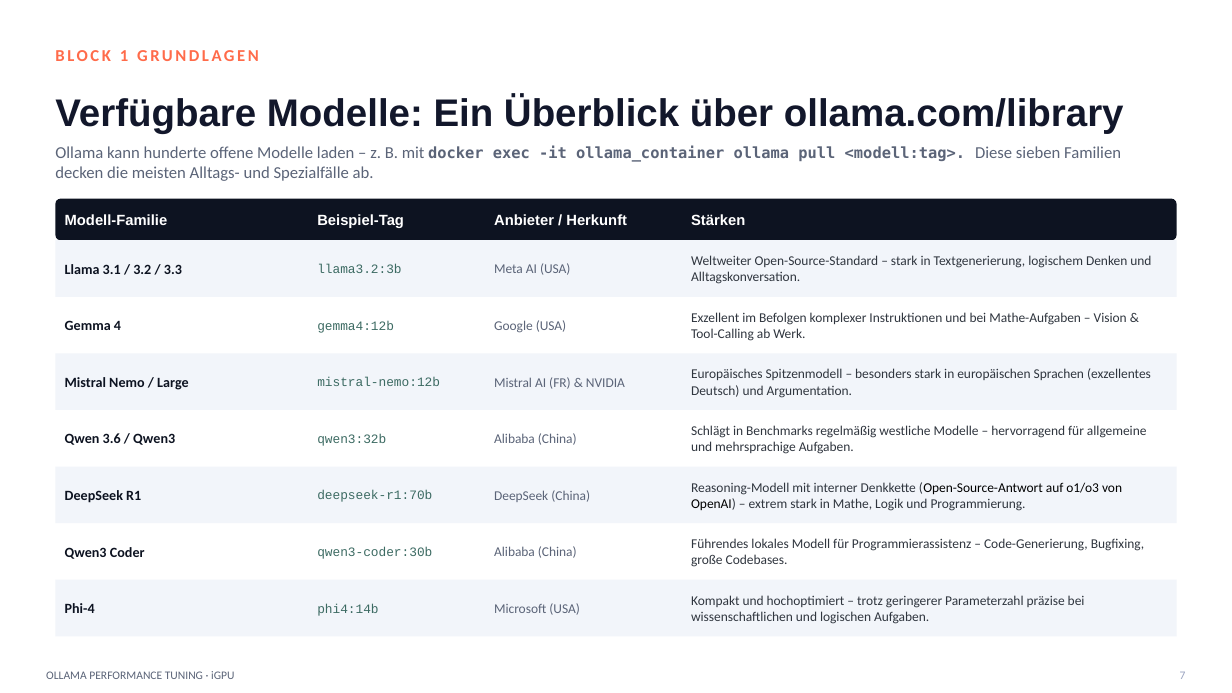
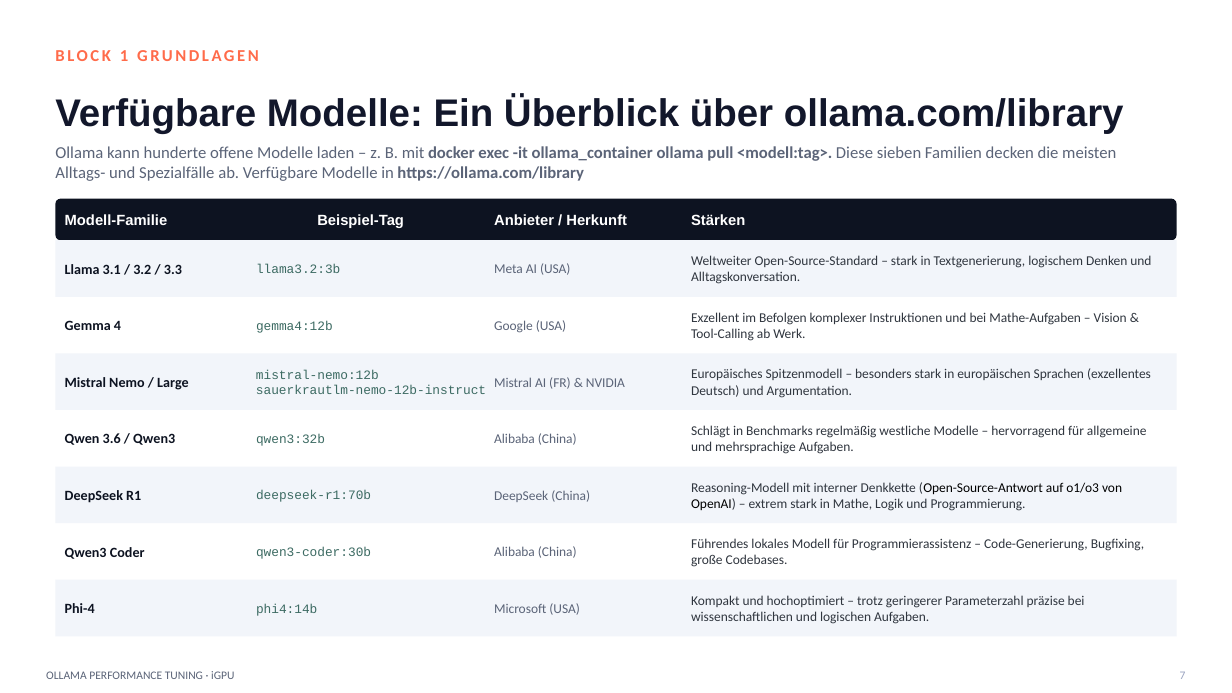
Before and after one commit to Ralfhgw/igpu-performance-tuning, a slide deck: slide 7 of Ollama_iGPU_Performance_Tuning.pptx. Drawn at 1232x693 pixels with LibreOffice and Linux fonts; fonts in the diff are those of the drawing. Boxes give left, top, right and bottom in pixels: in the first picture for what was removed or moved away, otherwise in the second. Text is boxed around its words. In the diff, an @@ line names an element or a change of style, - is before the commit and + after.

```diff
--- a/Ollama_iGPU_Performance_Tuning.pptx
+++ b/Ollama_iGPU_Performance_Tuning.pptx
@@ text at (55, 146, 1116, 181): text changed @@
-Ollama kann hunderte offene Modelle laden – z. B. mit docker exec -it ollama_container ollama pull <modell:tag>. Diese sieben Familien decken die meisten Alltags- und Spezialfälle ab.
+Ollama kann hunderte offene Modelle laden – z. B. mit docker exec -it ollama_container ollama pull <modell:tag>. Diese sieben Familien decken die meisten Alltags- und Spezialfälle ab. Verfügbare Modelle in https://ollama.com/library
@@ text "mistral-nemo:12b": place and size @@
-text "mistral-nemo:12b" at (317, 377, 440, 386)
+text "mistral-nemo:12b" at (256, 369, 486, 394)
@@ text at (256, 385, 486, 394): paragraph added @@
+sauerkrautlm-nemo-12b-instruct
@@ 6 texts: place and size @@
-6 texts at (317, 264, 432, 616)
+6 texts at (256, 264, 371, 616)
```
Also in this commit, not shown: 23 other slides changed, 2 slides added, 9 slides removed, 8 other files.
